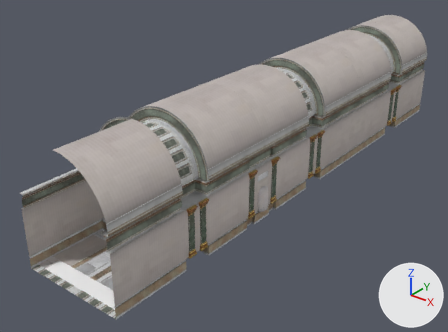
A saved change to the OBJ model 3D Obj/Spawn_5.obj.
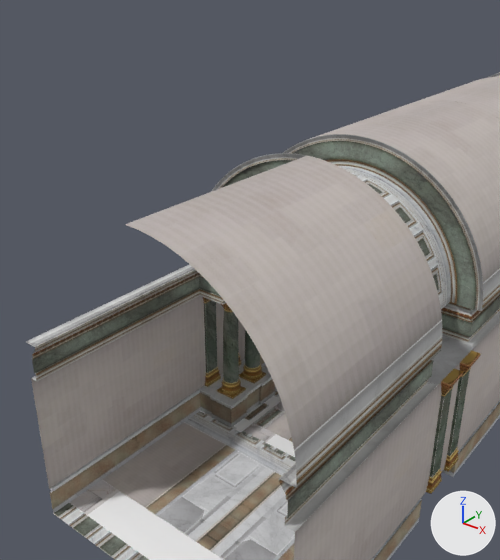
Old and new are each drawn whole from a 50 mm camera at (20.9, -8.7, 24.0) aimed at (-8.4, 27.9, 1.3) and again close up from a 50 mm camera at (3.3, 1.8, 14.5) aimed at (-6.4, 14.0, 7.0). Arrows for +X, +Y and +Z are at lower right; the lights stay in place. Where no turn or scale is listed for an object, it has been applied to the vertices. Vertices at the same position are counted once.

Before the edit, the objects in view are built like this:
```python
me_spawn_5 = bpy.data.meshes.new('Spawn_5')
me_spawn_5.from_pydata(...)  # 9594 vertices, 17936 faces; spans x -10.6..-1.8, y 9.9..53.9, z 0.0..9.7
# faces by material slot: [6616, 11320]
me_spawn_5.materials.append(mat_corridor)  # picture img_corridor_jpg
me_spawn_5.materials.append(mat_material__273)  # picture img_collum_hallway_jpg
ob_spawn_5 = bpy.data.objects.new('Spawn_5', me_spawn_5)
ob_spawn_5.location = (0.0, 0.0, 0.0)
```
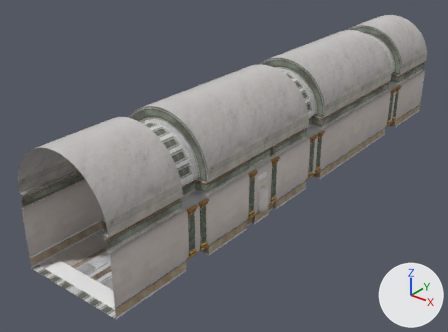
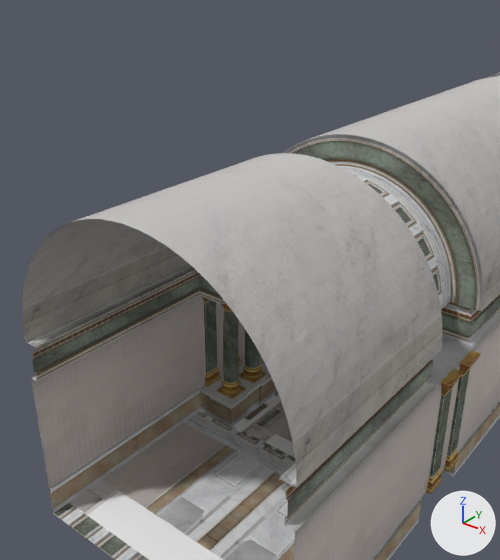
Pixel boxes (x1, y1, x2, y2) of what changed, in the close-ups (500 x 560 px):
'Spawn_5', reshaped
    before: (26, 72, 500, 560)
    after: (22, 72, 500, 560)
part 1 of me_spawn_5, added
    after: (22, 153, 307, 342)
part 2 of me_spawn_5, recoloured
    both: (125, 76, 500, 487)

What the commit changed:
Picture 'Roof Tiles.jpg' (img_roof_tiles_jpg) is new.
Material 'Material__293' (mat_material__293) is new.
Its texture is img_roof_tiles_jpg.
Its roughness is 0.9.
me_spawn_5 is used by ob_spawn_5; location (0.0, 0.0, 0.0).
me_spawn_5 had 9594 vertices, 17936 faces and spanned x -10.6..-1.8, y 9.9..53.9, z 0.0..9.7.
me_spawn_5 now has 9632 vertices, 17972 faces and spans x -10.6..-1.8, y 9.9..53.9, z 0.0..9.7.
me_spawn_5 part 1: the loose piece of 38 vertices spanning x -10.3..-6.2, y 18.5..24.6, z 5.6..9.7 is copied, and the copy is moved by (0.0, -8.6, 0.0), in mat_material__293 (picture img_roof_tiles_jpg); it spans x -10.3..-6.2, y 9.9..16.0, z 5.6..9.7.
me_spawn_5 part 2: 396 faces spanning x -10.3..-2.1, y 9.9..53.9, z 5.6..9.7 switch from mat_corridor (picture img_corridor_jpg) to mat_material__293 (picture img_roof_tiles_jpg).
